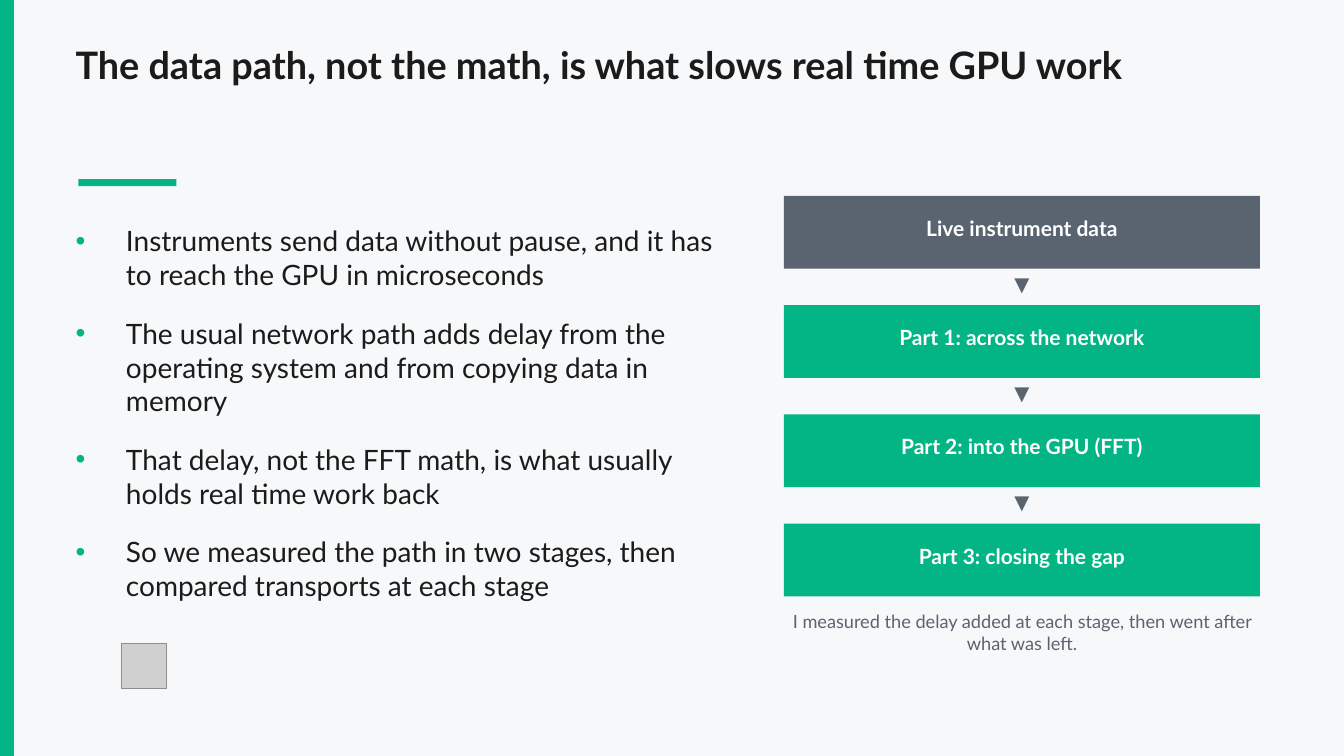
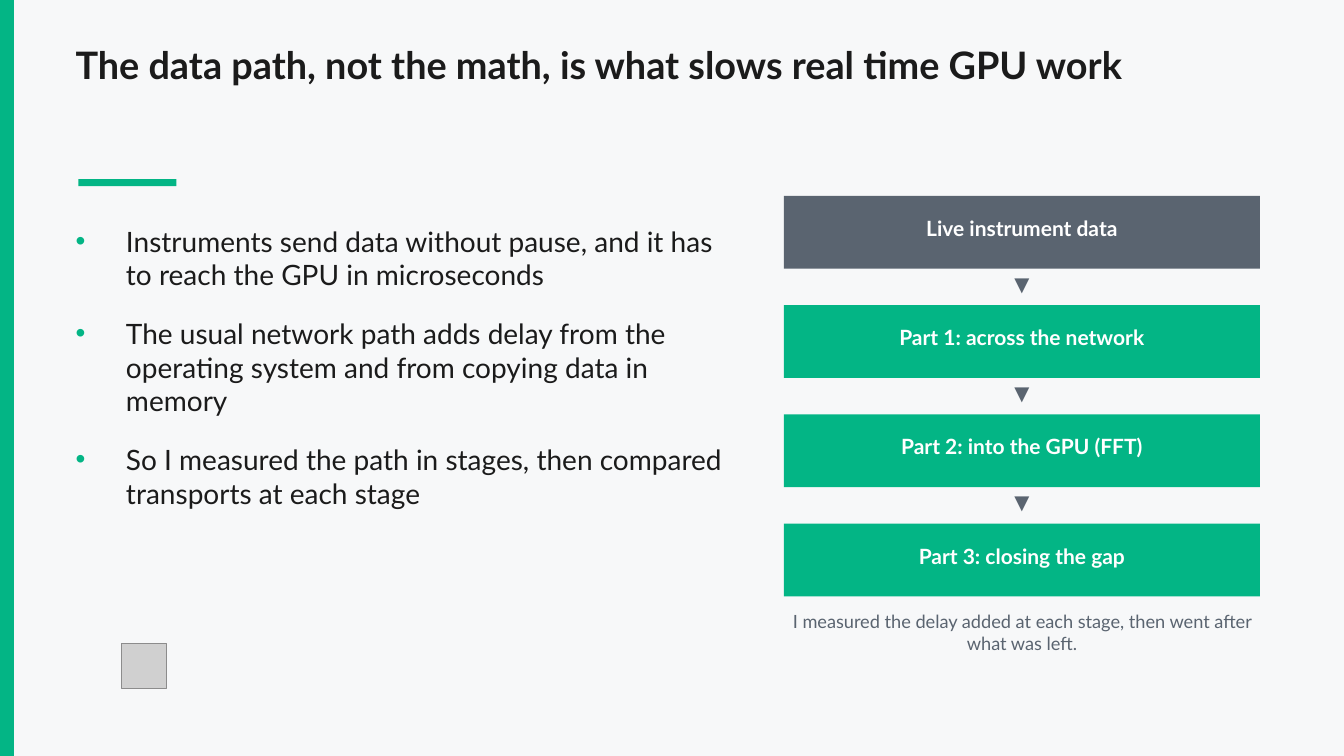
Before and after one commit to dvthomas01/DAQIRI_v_GRPC, a slide deck: slide 2 of presentation/Intern_showcase_Dami.pptx. Drawn at 1344x756 pixels with LibreOffice and Linux fonts; fonts in the diff are those of the drawing; grey boxes stand for pictures. Boxes give left, top, right and bottom in pixels: in the first picture for what was removed or moved away, otherwise in the second. Text is boxed around its words. In the diff, an @@ line names an element or a change of style, - is before the commit and + after.

```diff
--- a/presentation/Intern_showcase_Dami.pptx
+++ b/presentation/Intern_showcase_Dami.pptx
@@ text at (126,449,722,509): text changed @@
-• That delay, not the FFT math, is what usually holds real time work back
-• So we measured the path in two stages, then compared transports at each stage
+• So I measured the path in stages, then compared transports at each stage
```
Also in this commit, not shown: 5 other slides changed, 6 slides added, 2 slides removed, 7 other files.
